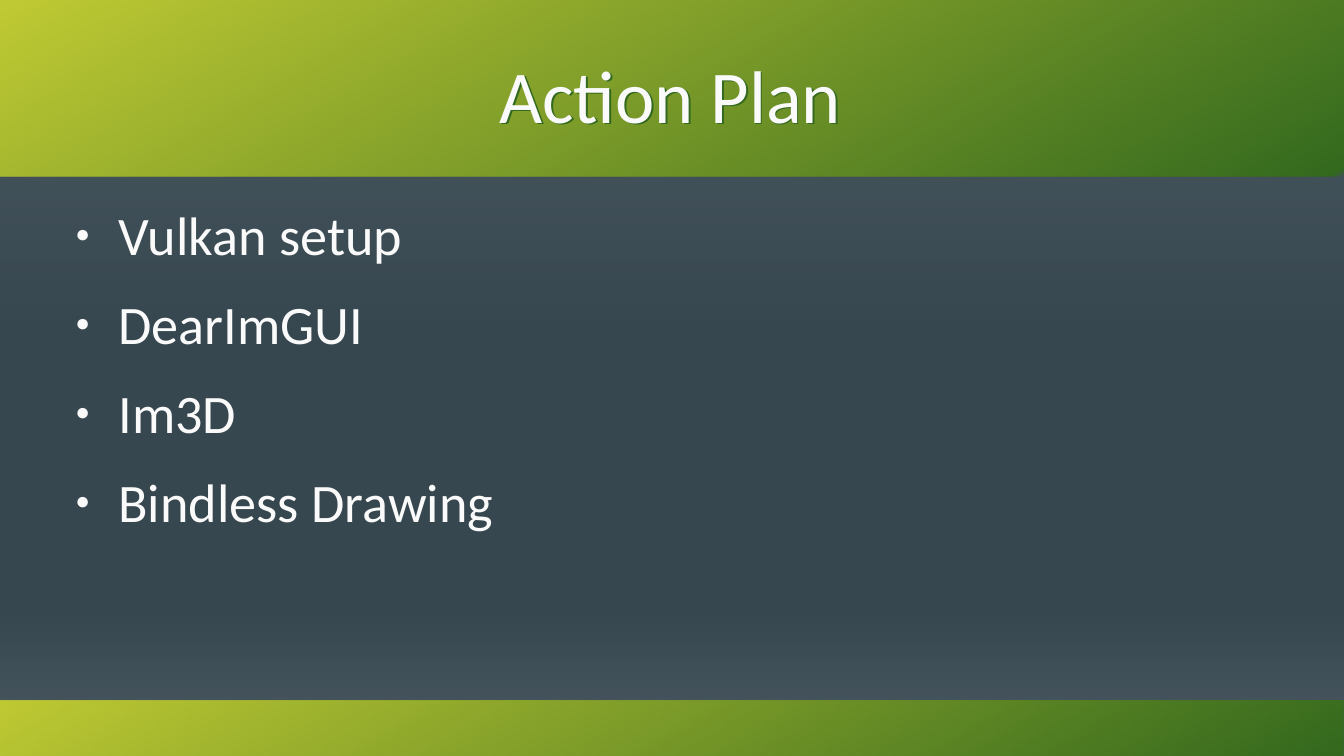
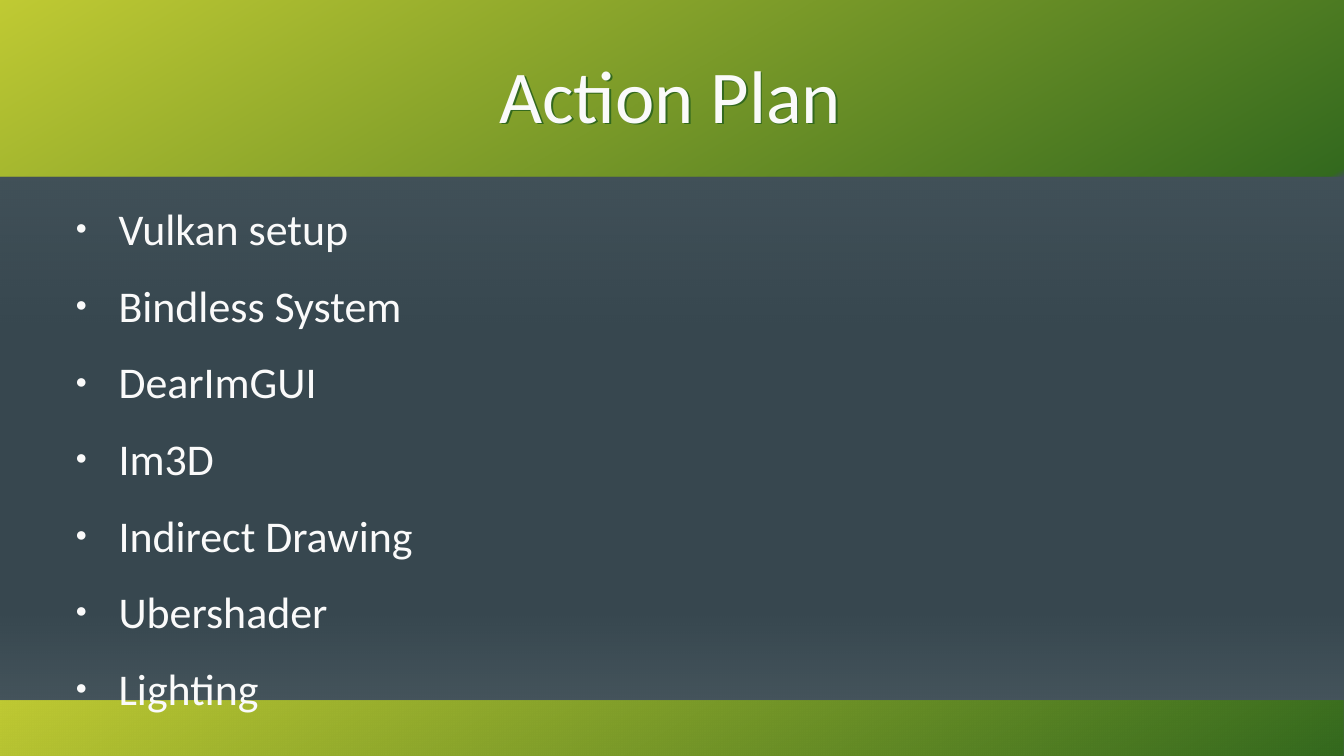
Before and after one commit to KenzieMac130/CitrusToolbox, a slide deck: slide 54 of docs/MovingToGpuDrivenRendering.odp (slide 55 before the commit). Drawn at 1344x756 pixels with LibreOffice and Linux fonts; fonts in the diff are those of the drawing. Boxes give left, top, right and bottom in pixels: in the first picture for what was removed or moved away, otherwise in the second. Text is boxed around its words. In the diff, an @@ line names an element or a change of style, - is before the commit and + after.

```diff
--- a/docs/MovingToGpuDrivenRendering.odp
+++ b/docs/MovingToGpuDrivenRendering.odp
@@ text at (119, 214, 349, 476): size 32 to 25.9 pt in "Vulkan setup", "DearImGUI", "Im3D" @@
@@ text at (119, 291, 402, 329): paragraph added @@
+● Bindless System
@@ text at (119, 521, 412, 629): text changed; size 32 to 25.9 pt @@
-● Bindless Drawing
+● Indirect Drawing
+● Ubershader
+● Lighting
```
Also in this commit, not shown: 6 other slides changed, 2 slides added, 3 slides removed, 30 other files.
